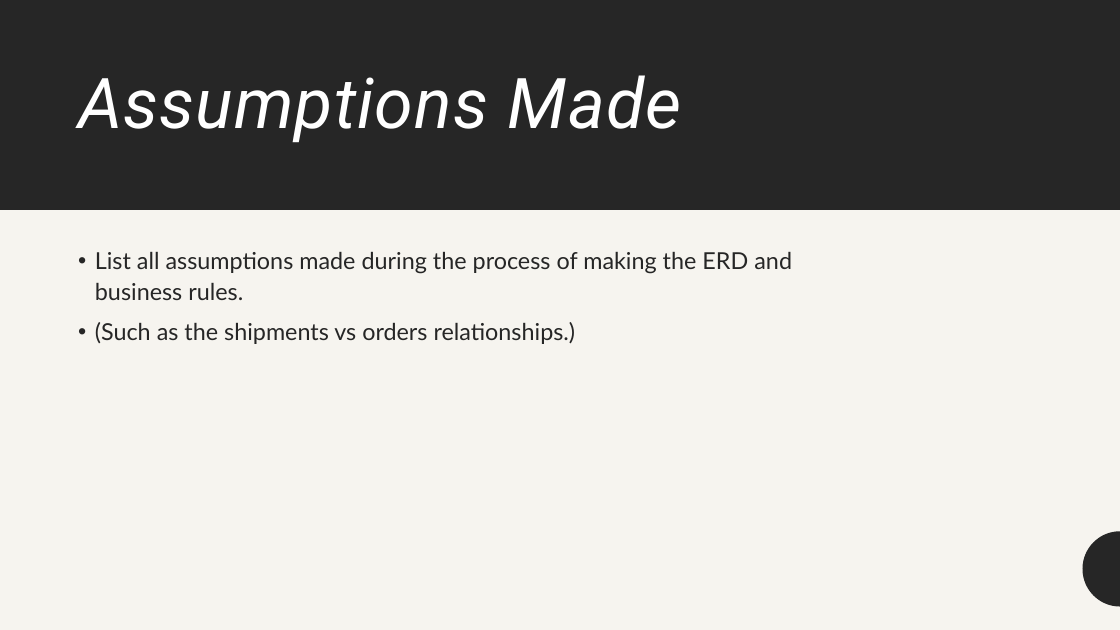
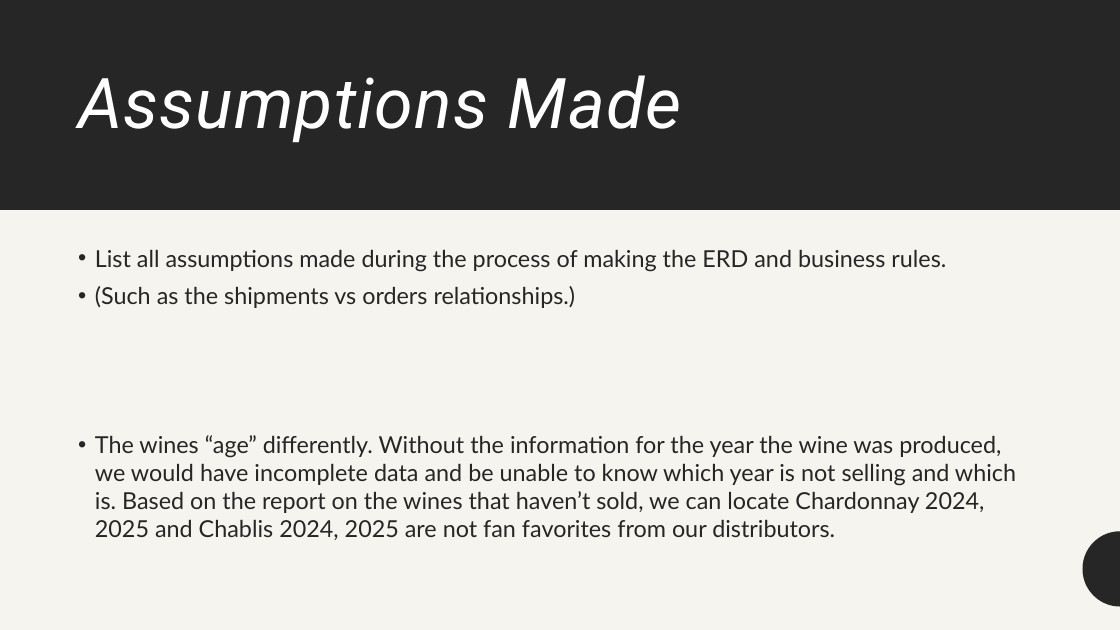
Before and after one commit to BobbyJoeCool/CSD310-BlueTeam, a slide deck: slide 10 of Milestone_34/Presentation.pptx. Drawn at 1120x630 pixels with LibreOffice and Linux fonts; fonts in the diff are those of the drawing. Boxes give left, top, right and bottom in pixels: in the first picture for what was removed or moved away, otherwise in the second. Text is boxed around its words. In the diff, an @@ line names an element or a change of style, - is before the commit and + after.

Commit message:
update to ppt

```diff
--- a/Milestone_34/Presentation.pptx
+++ b/Milestone_34/Presentation.pptx
@@ text at bbox=[95, 250, 946, 308]: line spacing 1.1 to 1 @@
@@ text at bbox=[95, 435, 1016, 540]: paragraph added @@
+• The wines “age” differently. Without the information for the year the wine was produced, we would have incomplete data and be unable to know which year is not selling and which is. Based on the report on the wines that haven’t sold, we can locate Chardonnay 2024, 2025 and Chablis 2024, 2025 are not fan favorites from our distributors.
```
Also in this commit, not shown: 4 other slides changed.
